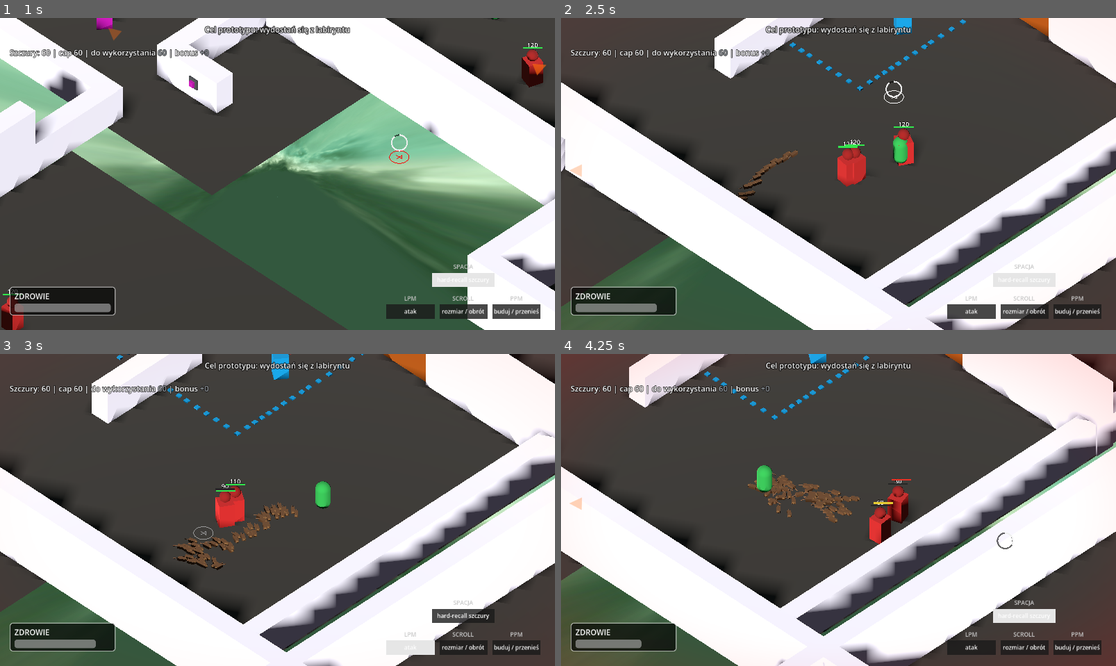
Above: before the commit, frames 1-4 (two rows, left to right).
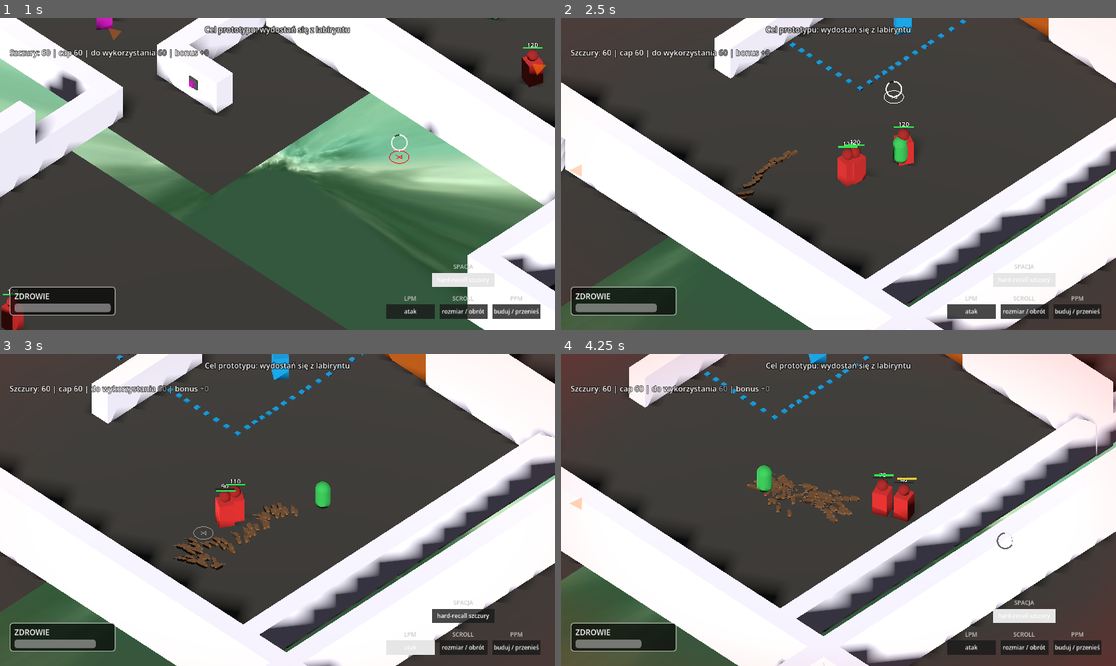
Above: after the commit, the same moments.

Repository: VirtuaIL/ZTGK-Prototyp
Game: Godot game, scene res://scenes/main.tscn
The game is run twice, just before and just after one commit, with the same random seed, the same clock (stepped at 60 frames per second) and the same inputs.
Inputs (mouse positions are in pixels of both pictures, inside the frame that each line leads up to):
- Up to frame 1 (1 s): tap Enter at 0.5 s; move the mouse to (399, 158) at 0.52 s; hold D (move_right) from 0.53 s (still down); hold Space (recall_rats) from 0.53 s (still down); click (399, 158) at 0.67 s
- Up to frame 2 (2.5 s): release D (move_right) at 1.25 s; release Space (recall_rats) at 1.25 s; drag from (727, 189) to (810, 236) at 1.27 s; move the mouse to (894, 105) at 2.02 s; hold D (move_right) from 2.03 s (still down); hold Space (recall_rats) from 2.03 s (still down); click (894, 105) at 2.17 s
- Up to frame 3 (3 s): release D (move_right) at 2.75 s; release Space (recall_rats) at 2.75 s; drag from (249, 572) to (111, 463) at 2.77 s
- Up to frame 4 (4.25 s): move the mouse to (1005, 556) at 3.52 s; hold A (move_left) from 3.53 s (still down); hold Space (recall_rats) from 3.53 s (still down); click (1005, 556) at 3.67 s

Frame 1 is identical in both runs. In frame 2, 0.1% of the frame differs, in the area x 31-43%, y 42-59%; in frame 3, 0.2%; in frame 4, 1.3%, in the area x 33-65%, y 36-62%.

Commit message:
szczury fix

Diff:
--- a/scripts/rat.gd
+++ b/scripts/rat.gd
@@ -127,8 +127,6 @@
 	# so they can float as bridge pieces
 	if is_anchored or state == State.TRAVEL_TO_BUILD or state == State.WAITING_FOR_FORMATION:
 		velocity.y = 0.0
-		if state == State.TRAVEL_TO_BUILD:
-			global_position.y = build_target.y
 	else:
 		# Gravity — applied every frame, preserved across all states
 		if not is_on_floor():
@@ -307,15 +305,23 @@
 		state = State.WAITING_FOR_FORMATION
 		global_position = build_target
 		velocity = Vector3.ZERO
+		# Restore floor collision
+		set_collision_mask_value(1, true)
 		return
 
 	if dist <= anchor_radius:
 		is_anchored = true
+
+	# Disable floor collision while traveling so rats glide over platform edges
+	# instead of clipping into them
+	set_collision_mask_value(1, false)
 
 	if dist > 0.1:
 		var dir := Vector2(flat_target - flat_self).normalized()
 		velocity.x = dir.x * follow_speed * 2.0
 		velocity.z = dir.y * follow_speed * 2.0
+		# Smoothly lerp Y toward build target instead of instant snap
+		global_position.y = lerpf(global_position.y, build_target.y, 5.0 * delta)
 		var target_angle := atan2(dir.x, dir.y)
 		rotation.y = lerp_angle(rotation.y, target_angle, lerp_speed * delta)
 		move_and_slide()
@@ -323,6 +329,8 @@
 		state = State.WAITING_FOR_FORMATION
 		global_position = build_target
 		velocity = Vector3.ZERO
+		# Restore floor collision once placed
+		set_collision_mask_value(1, true)
 
 
 func activate_physics() -> void:
@@ -486,6 +494,8 @@
 	_spring_velocity = Vector3.ZERO
 	velocity = Vector3.ZERO
 	set_collision_layer_value(1, false)
+	# Restore floor collision in case it was disabled during TRAVEL_TO_BUILD
+	set_collision_mask_value(1, true)
 	show_visuals()
 
 
--- a/scripts/rat_manager.gd
+++ b/scripts/rat_manager.gd
@@ -439,13 +439,17 @@
 
 
 func _update_edge_avoidance() -> void:
-	var enabled := true
-	if mouse_is_down_left and not _lmb_is_object_drag:
-		enabled = false
 	for rat in rats:
 		var r := rat as Rat
 		if r:
-			r.edge_avoidance_enabled = enabled
+			# Rats traveling to build or already placed don't need edge avoidance
+			# (it's already skipped in _should_block_edge), but FOLLOW rats
+			# must keep it ON even while the player is drawing, so they don't
+			# push each other off the edge.
+			if r.state == Rat.State.TRAVEL_TO_BUILD or r.state == Rat.State.WAITING_FOR_FORMATION or r.state == Rat.State.STATIC:
+				r.edge_avoidance_enabled = false
+			else:
+				r.edge_avoidance_enabled = true
 
 
 # ── COMBAT: arc/stream follow ──────────────────────────────────────────────────
